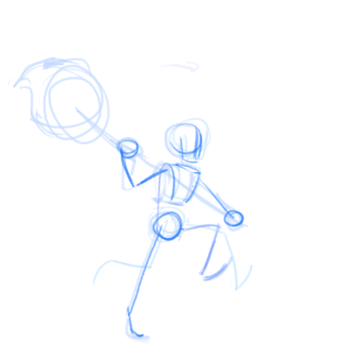
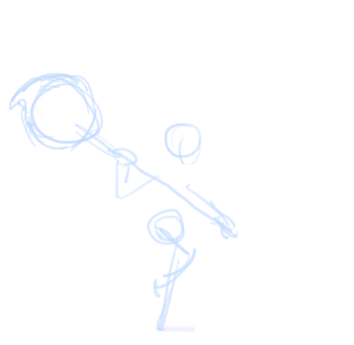
Layered file, before and after one edit (354x345). Changes by layer:
painted on "Paint Layer 3" over [8, 56, 253, 344]
